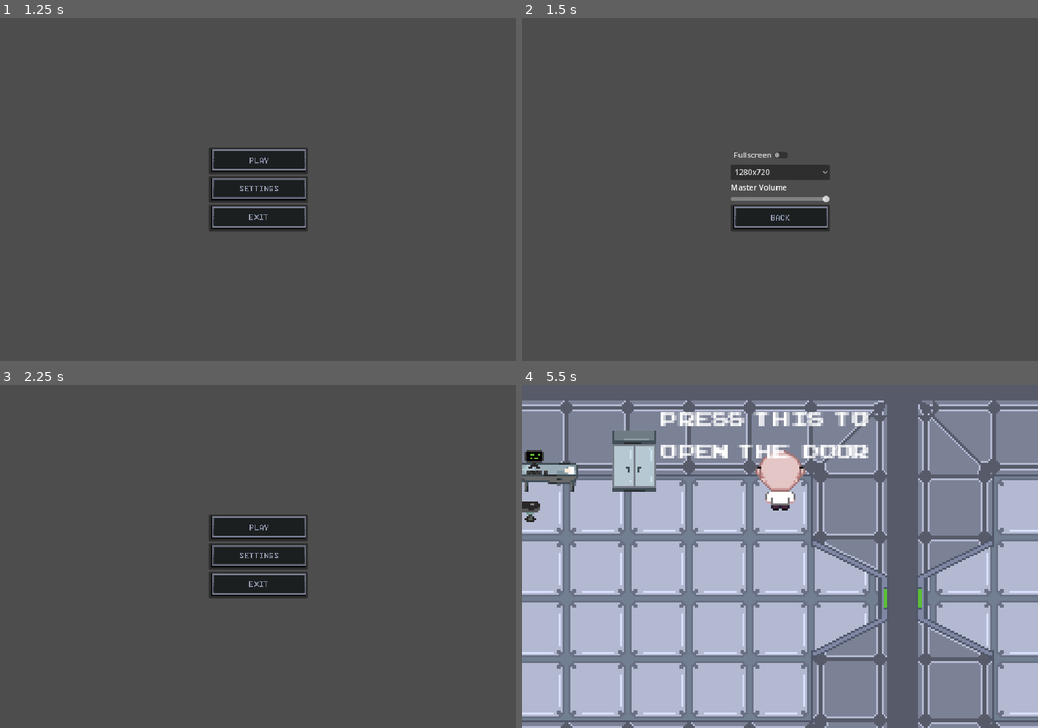
Above: before the commit, frames 1-4 (two rows, left to right).
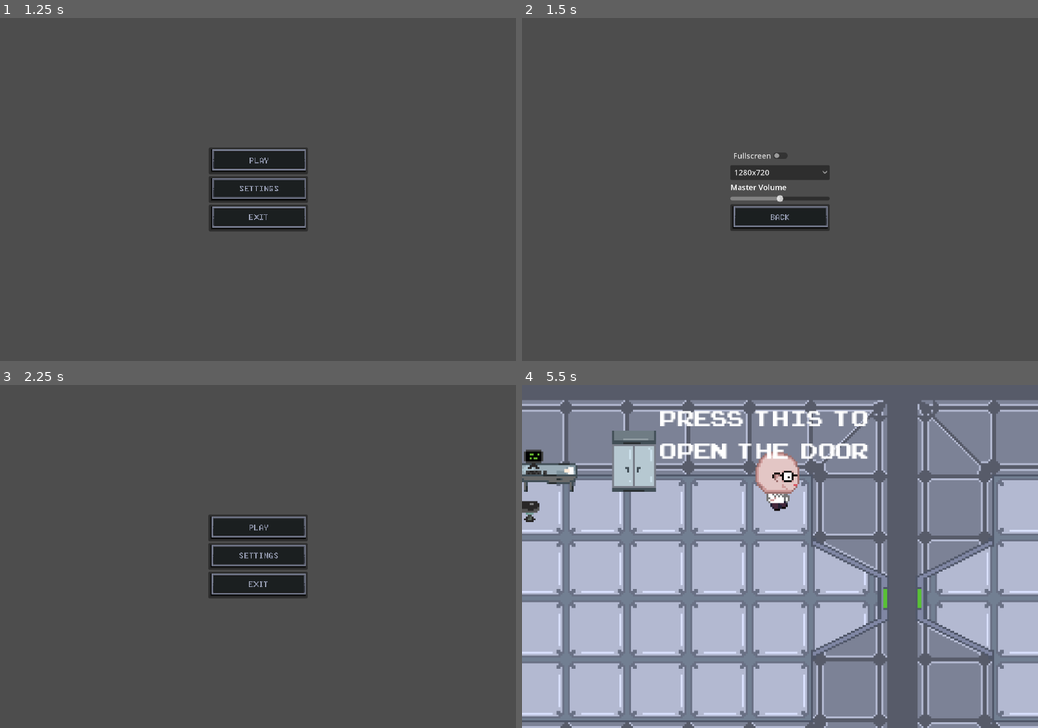
Above: after the commit, the same moments.

Repository: Pi-pol/Tachyon-race
Game: Godot game, scene res://Scenes/title.tscn
The game is run twice, just before and just after one commit, with the same random seed, the same clock (stepped at 60 frames per second) and the same inputs.
Inputs (mouse positions are in pixels of both pictures, inside the frame that each line leads up to):
- Up to frame 1 (1.25 s): tap Enter at 0.5 s; move the mouse to (371, 172) at 0.52 s; hold Right (ui_right) from 0.53 s (still down); click (371, 172) at 0.67 s
- Up to frame 2 (1.5 s): release Right (ui_right) at 1.25 s; click (780, 189) at 1.25 s
- Up to frame 3 (2.25 s): click (258, 583) at 2 s
- Up to frame 4 (5.5 s): click (780, 529) at 2.75 s; tap Space at 3.5 s; move the mouse to (676, 573) at 3.52 s; hold Down (ui_down) 3.53-4.28 s; move the mouse to (831, 481) at 4.27 s; hold Right (ui_right) 4.28-5.03 s; move the mouse to (754, 625) at 5.02 s; hold Up (ui_up) from 5.03 s (still down); click (754, 625) at 5.17 s

Frame 1 is identical in both runs. In frame 2, 0.6% of the frame differs, in the area x 40-60%, y 39-62%; in frame 3, 0.4%; in frame 4, 6.1%, in the area x 0-100%, y 4-100%.

Commit message:
yes yes yes

Diff:
--- a/Scenes/player.tscn
+++ b/Scenes/player.tscn
@@ -171,66 +171,66 @@
 "RunUp": SubResource("Animation_cr1su")
 }
 
-[sub_resource type="AnimationNodeAnimation" id="AnimationNodeAnimation_hka3t"]
+[sub_resource type="AnimationNodeAnimation" id="AnimationNodeAnimation_b4qwb"]
 animation = &"IdleLeft"
 
-[sub_resource type="AnimationNodeAnimation" id="AnimationNodeAnimation_cgdun"]
+[sub_resource type="AnimationNodeAnimation" id="AnimationNodeAnimation_yfa45"]
 animation = &"IdleDown"
 
-[sub_resource type="AnimationNodeAnimation" id="AnimationNodeAnimation_e8iko"]
+[sub_resource type="AnimationNodeAnimation" id="AnimationNodeAnimation_5ml3h"]
+animation = &"IdleRight"
+
+[sub_resource type="AnimationNodeAnimation" id="AnimationNodeAnimation_5pisw"]
 animation = &"IdleUp"
 
-[sub_resource type="AnimationNodeAnimation" id="AnimationNodeAnimation_ax1s7"]
-animation = &"IdleRight"
-
-[sub_resource type="AnimationNodeBlendSpace2D" id="AnimationNodeBlendSpace2D_yr12j"]
-blend_point_0/node = SubResource("AnimationNodeAnimation_hka3t")
+[sub_resource type="AnimationNodeBlendSpace2D" id="AnimationNodeBlendSpace2D_pyhcy"]
+blend_point_0/node = SubResource("AnimationNodeAnimation_b4qwb")
 blend_point_0/pos = Vector2(-1, 0)
-blend_point_1/node = SubResource("AnimationNodeAnimation_cgdun")
+blend_point_1/node = SubResource("AnimationNodeAnimation_yfa45")
 blend_point_1/pos = Vector2(0, 1)
-blend_point_2/node = SubResource("AnimationNodeAnimation_e8iko")
-blend_point_2/pos = Vector2(0, -0.9)
-blend_point_3/node = SubResource("AnimationNodeAnimation_ax1s7")
-blend_point_3/pos = Vector2(1, 0)
+blend_point_2/node = SubResource("AnimationNodeAnimation_5ml3h")
+blend_point_2/pos = Vector2(1, 0)
+blend_point_3/node = SubResource("AnimationNodeAnimation_5pisw")
+blend_point_3/pos = Vector2(0, -1)
 blend_mode = 1
 
-[sub_resource type="AnimationNodeAnimation" id="AnimationNodeAnimation_nglr3"]
+[sub_resource type="AnimationNodeAnimation" id="AnimationNodeAnimation_0vvmc"]
 animation = &"RunLeft"
 
-[sub_resource type="AnimationNodeAnimation" id="AnimationNodeAnimation_vowo5"]
+[sub_resource type="AnimationNodeAnimation" id="AnimationNodeAnimation_8wwlg"]
+animation = &"RunDown"
+
+[sub_resource type="AnimationNodeAnimation" id="AnimationNodeAnimation_jsae8"]
 animation = &"RunRight"
 
-[sub_resource type="AnimationNodeAnimation" id="AnimationNodeAnimation_qy668"]
+[sub_resource type="AnimationNodeAnimation" id="AnimationNodeAnimation_ajsft"]
 animation = &"RunUp"
 
-[sub_resource type="AnimationNodeAnimation" id="AnimationNodeAnimation_l5c30"]
-animation = &"RunDown"
-
-[sub_resource type="AnimationNodeBlendSpace2D" id="AnimationNodeBlendSpace2D_54m6u"]
-blend_point_0/node = SubResource("AnimationNodeAnimation_nglr3")
+[sub_resource type="AnimationNodeBlendSpace2D" id="AnimationNodeBlendSpace2D_joqjr"]
+blend_point_0/node = SubResource("AnimationNodeAnimation_0vvmc")
 blend_point_0/pos = Vector2(-1, 0)
-blend_point_1/node = SubResource("AnimationNodeAnimation_vowo5")
-blend_point_1/pos = Vector2(1, 0)
-blend_point_2/node = SubResource("AnimationNodeAnimation_qy668")
-blend_point_2/pos = Vector2(0, -1)
-blend_point_3/node = SubResource("AnimationNodeAnimation_l5c30")
-blend_point_3/pos = Vector2(0, 1)
+blend_point_1/node = SubResource("AnimationNodeAnimation_8wwlg")
+blend_point_1/pos = Vector2(0, 1)
+blend_point_2/node = SubResource("AnimationNodeAnimation_jsae8")
+blend_point_2/pos = Vector2(1, 0)
+blend_point_3/node = SubResource("AnimationNodeAnimation_ajsft")
+blend_point_3/pos = Vector2(0, -1)
 blend_mode = 1
 
-[sub_resource type="AnimationNodeStateMachineTransition" id="AnimationNodeStateMachineTransition_y6k8h"]
-advance_mode = 2
-
-[sub_resource type="AnimationNodeStateMachineTransition" id="AnimationNodeStateMachineTransition_iejqx"]
-
-[sub_resource type="AnimationNodeStateMachineTransition" id="AnimationNodeStateMachineTransition_ifwrl"]
-
-[sub_resource type="AnimationNodeStateMachine" id="AnimationNodeStateMachine_8bpxu"]
-states/Start/position = Vector2(269, 100)
-states/idle/node = SubResource("AnimationNodeBlendSpace2D_yr12j")
-states/idle/position = Vector2(447, 100)
-states/run/node = SubResource("AnimationNodeBlendSpace2D_54m6u")
-states/run/position = Vector2(754, 95)
-transitions = ["Start", "idle", SubResource("AnimationNodeStateMachineTransition_y6k8h"), "idle", "run", SubResource("AnimationNodeStateMachineTransition_iejqx"), "run", "idle", SubResource("AnimationNodeStateMachineTransition_ifwrl")]
+[sub_resource type="AnimationNodeStateMachineTransition" id="AnimationNodeStateMachineTransition_61l1k"]
+
+[sub_resource type="AnimationNodeStateMachineTransition" id="AnimationNodeStateMachineTransition_h5mdu"]
+
+[sub_resource type="AnimationNodeStateMachineTransition" id="AnimationNodeStateMachineTransition_17ta4"]
+
+[sub_resource type="AnimationNodeStateMachine" id="AnimationNodeStateMachine_mgcff"]
+states/End/position = Vector2(521, 132)
+states/Start/position = Vector2(92, 132)
+states/idle/node = SubResource("AnimationNodeBlendSpace2D_pyhcy")
+states/idle/position = Vector2(259, 132)
+states/run/node = SubResource("AnimationNodeBlendSpace2D_joqjr")
+states/run/position = Vector2(391, 132)
+transitions = ["idle", "run", SubResource("AnimationNodeStateMachineTransition_61l1k"), "run", "idle", SubResource("AnimationNodeStateMachineTransition_h5mdu"), "Start", "idle", SubResource("AnimationNodeStateMachineTransition_17ta4")]
 
 [node name="Player" type="CharacterBody2D"]
 position = Vector2(77, 55)
@@ -256,7 +256,7 @@
 libraries = {
 "": SubResource("AnimationLibrary_gdc1f")
 }
-tree_root = SubResource("AnimationNodeStateMachine_8bpxu")
+tree_root = SubResource("AnimationNodeStateMachine_mgcff")
 anim_player = NodePath("../AnimationPlayer")
-parameters/idle/blend_position = Vector2(0.347222, -0.0484581)
-parameters/run/blend_position = Vector2(0, 0)
+parameters/idle/blend_position = Vector2(0.126984, -0.374449)
+parameters/run/blend_position = Vector2(-0.107143, -0.621145)
--- a/Scripts/settingsMenu.gd
+++ b/Scripts/settingsMenu.gd
@@ -3,6 +3,8 @@
 @onready var drop_down_menu = $containers/resolutionsOptionButton
 @onready var MASTER_BUS_ID = AudioServer.get_bus_index("Master")
 
+var settings_file = "settings.json"
+var whole_settings = {"fullscreen": false, "volume": 1, "resolution": 0}
 
 
 func add_items():
@@ -11,6 +13,19 @@
 	drop_down_menu.add_item("1920x1080")
 # Called when the node enters the scene tree for the first time.
 func _ready():
+	var slider = get_node("containers/master")
+	var json_as_text = FileAccess.get_file_as_string(settings_file)
+	if json_as_text:
+		whole_settings = JSON.parse_string(json_as_text)
+	print(whole_settings)
+	slider.value = whole_settings["volume"]
+	_on_master_value_changed(whole_settings["volume"])
+	_on_resolutions_option_button_item_selected(whole_settings["resolution"])
+	if whole_settings["fullscreen"]:
+		DisplayServer.window_set_mode(DisplayServer.WINDOW_MODE_FULLSCREEN)
+	else:
+		DisplayServer.window_set_mode(DisplayServer.WINDOW_MODE_WINDOWED)
+	print(whole_settings)
 	add_items()
 
 
@@ -21,12 +36,18 @@
 
 func _on_back_to_menu_pressed():
 	get_tree().change_scene_to_file("res://Scenes/Menu.tscn")
+	var json_as_text = JSON.stringify(whole_settings)
+	var settings_as_file = FileAccess.open(settings_file, FileAccess.WRITE)
+	settings_as_file.store_string(json_as_text)
+
 
 
 func _on_check_button_toggled(toggled_on):
 	if toggled_on == true:
+		whole_settings["fullscreen"] = true
 		DisplayServer.window_set_mode(DisplayServer.WINDOW_MODE_FULLSCREEN)
 	else:
+		whole_settings["fullscreen"] = false
 		DisplayServer.window_set_mode(DisplayServer.WINDOW_MODE_WINDOWED)
 
 
@@ -35,14 +56,18 @@
 	var current_selected = index
 
 	if current_selected == 0:
+		whole_settings["resolution"] = 0
 		get_window().size = Vector2i(1280,720)
 	elif current_selected == 1:
+		whole_settings["resolution"] = 1
 		get_window().size = Vector2i(1600,900)
 	elif current_selected == 2:
+		whole_settings["resolution"] = 2
 		get_window().size = Vector2i(1920,1080)
 
 
 func _on_master_value_changed(value):
+	whole_settings["volume"] = value
 	var volume = linear_to_db(value)
 	AudioServer.set_bus_volume_db(0, volume)
 	AudioServer.set_bus_mute(0, value < 0.05)
--- /dev/null
+++ b/settings.json
@@ -0,0 +1 @@
+{"fullscreen":true,"resolution":2,"volume":0.5}
Not shown: 1 places in Scenes/settings.tscn that only renumber resources
